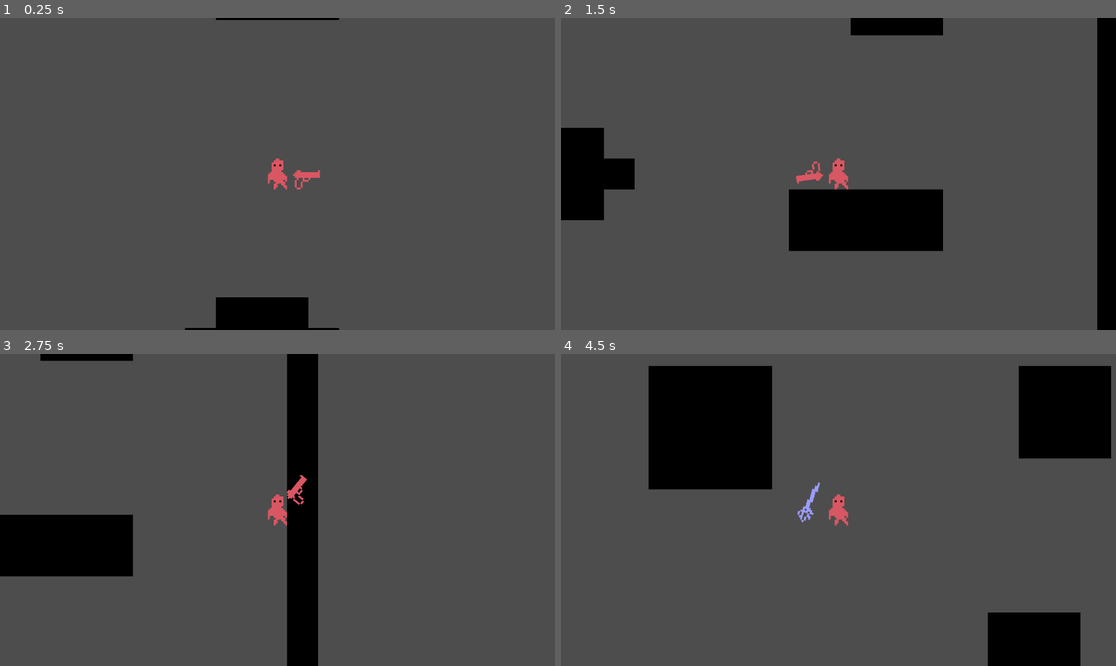
Above: before the commit, frames 1-4 (two rows, left to right).
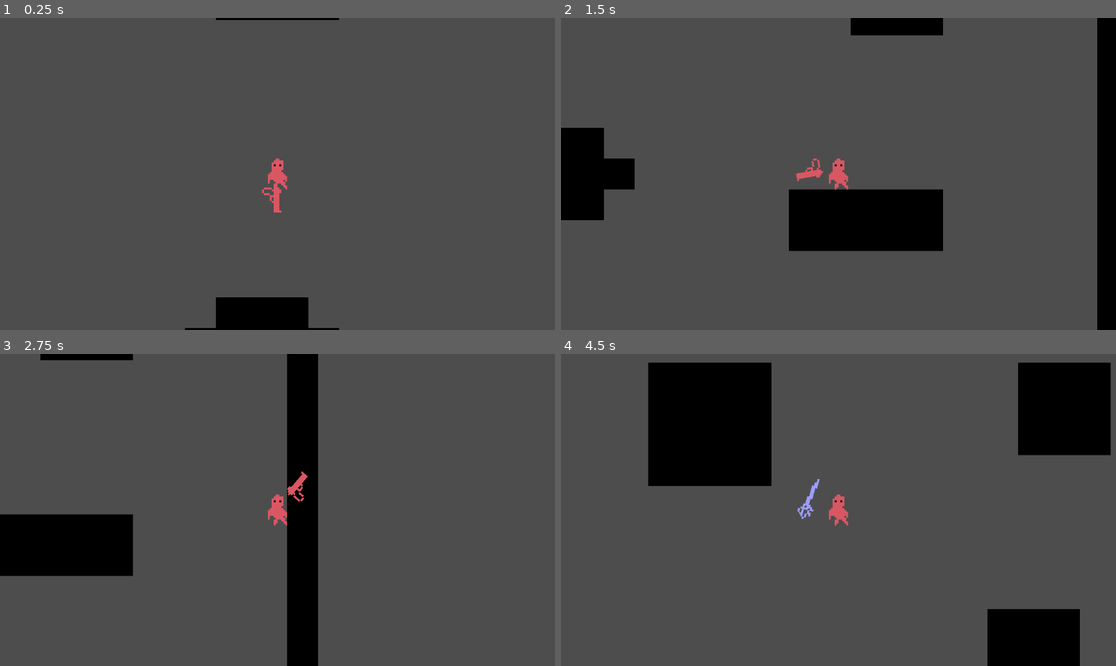
Above: after the commit, the same moments.

Repository: ExistantHumanX3/DeepFeats
Game: Godot game, scene res://scenes/game.tscn
Same seed, same stepped clock (60 frames per second), same inputs: the game is played once before the commit and once after it.
Inputs (mouse positions are in pixels of both pictures, inside the frame that each line leads up to):
- Up to frame 1 (0.25 s): no input
- Up to frame 2 (1.5 s): tap Enter at 0.5 s; move the mouse to (960, 158) at 0.52 s; hold D (move_right) 0.53-1.28 s; click (960, 158) at 0.6 s; move the mouse to (727, 189) at 1.27 s; hold S (move_down) from 1.28 s (still down); tap Shift (dash) at 1.35 s
- Up to frame 3 (2.75 s): click (166, 525) at 1.55 s; move the mouse to (333, 441) at 2.02 s; release S (move_down) at 2.03 s; hold D (move_right) from 2.03 s (still down); click (333, 441) at 2.1 s
- Up to frame 4 (4.5 s): move the mouse to (810, 572) at 2.77 s; release D (move_right) at 2.78 s; hold W (move_up) 2.78-3.53 s; tap 1 (weapon_1) at 2.85 s; click (810, 572) at 3.05 s; move the mouse to (1005, 556) at 3.52 s; hold A (move_left) from 3.53 s (still down); tap 2 (weapon_2) at 3.6 s; click (1005, 556) at 3.8 s; move the mouse to (672, 463) at 4.27 s; tap 3 (weapon_3) at 4.35 s

The runs differ from the first frame. In frame 1, 0.3% of the frame differs, in the area x 47-58%, y 48-63%; in frame 2, 0.1%; in frame 3, 0.3%; in frame 4, 1.4%, in the area x 15-100%, y 2-100%.

Commit message:
More preparation for weapons

Diff:
--- a/bvn-game-jam/prefabs/gun_pivot.tscn
+++ b/bvn-game-jam/prefabs/gun_pivot.tscn
@@ -32,6 +32,7 @@
 hue_variation_max = -2.2351742e-08
 
 [node name="GunPivot" type="Node2D"]
+position = Vector2(0, -2)
 script = ExtResource("1_vg2ei")
 
 [node name="Gun" type="Node2D" parent="."]
--- a/bvn-game-jam/scripts/gun_pivot.gd
+++ b/bvn-game-jam/scripts/gun_pivot.gd
@@ -79,6 +79,7 @@
 	var b = Bullet.instantiate()
 	get_tree().root.add_child(b)
 	b.transform = $Gun/BulletFrom.global_transform
+	b.initialize(currentWeapon,1)
 
 	get_parent().knockback(gunRecoil*($Gun/BulletFrom.global_position - get_parent().global_position))
 
--- a/bvn-game-jam/scripts/player_bullet.gd
+++ b/bvn-game-jam/scripts/player_bullet.gd
@@ -1,9 +1,31 @@
 extends Area2D
 
-const SPEED = 750
+const bulletSpeedList: Array = [750, 200, 100]
+
+const textureList = []
+
+var damage: float
+var lifetime: float
+var bulletSpeed: int
+func initialize(bulletType:int, damage:float):
+	# sanatize input
+	self.damage = damage
+	match bulletType:
+		0:
+			setLifetime(5)
+		1:
+			setLifetime(0.1)
+		2:
+			setLifetime(1)
+		_: # default
+			push_error("You typed the player_bullet constructor wrong. (func initialize)")
+			queue_free()
+			return
+	bulletSpeed = bulletSpeedList[bulletType]
 
 func _physics_process(delta: float) -> void:
-	position += transform.x * SPEED * delta
+	position += transform.x * bulletSpeed * delta
+	runDownTimer(delta)
 
 
 func _on_body_entered(body: Node2D) -> void:
@@ -13,7 +35,18 @@
 	if node.is_in_group("walls"):
 		remove_bullet_and_kill_enemies()
 
-
-
 func remove_bullet_and_kill_enemies():
 	queue_free()
+
+func changeSprite(index:int):
+	$Gun/Sprite2D.texture = textureList[index]
+
+func lifetime_end() -> void:
+	queue_free()
+
+func runDownTimer(delta):
+	lifetime -= delta
+	if lifetime <= 0:
+		queue_free()
+func setLifetime(duration:float):
+	lifetime = duration
